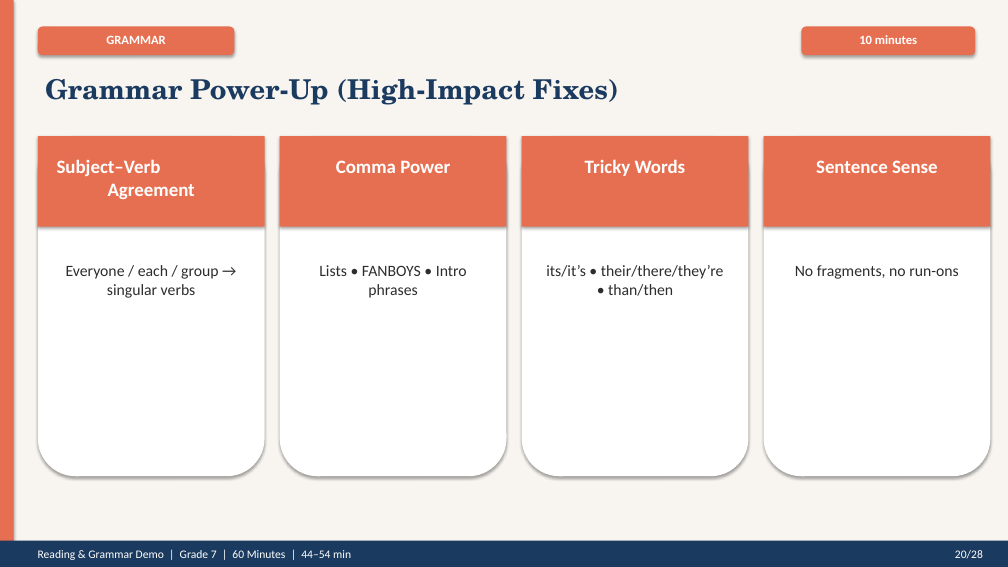
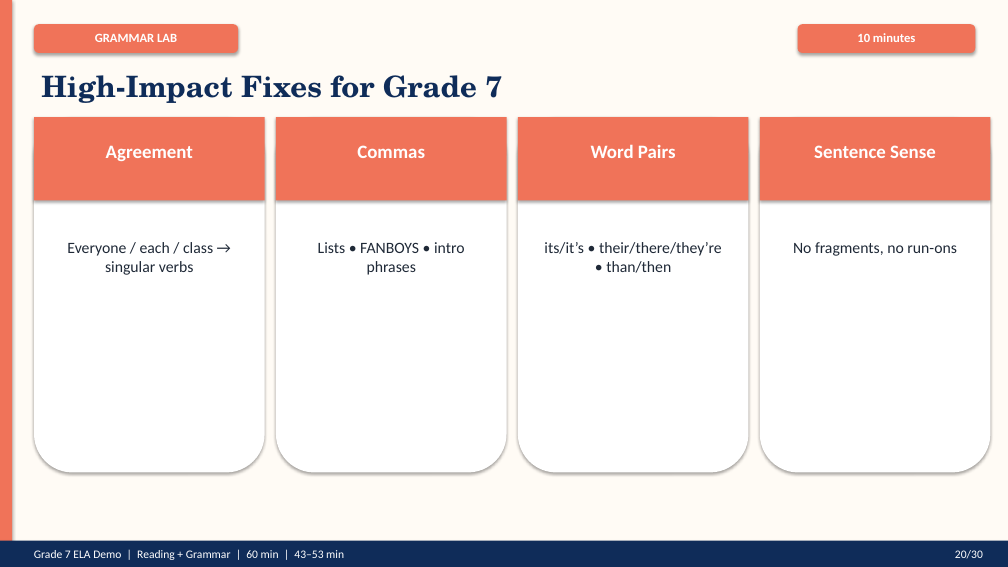
Before and after one commit to bhushanjain143/class-nodes-, a slide deck: slide 21 of Grade7_Reading_Grammar_60min_Demo.pptx (slide 20 before the commit). Drawn at 1008x567 pixels with LibreOffice and Linux fonts; fonts in the diff are those of the drawing. Boxes give left, top, right and bottom in pixels: in the first picture for what was removed or moved away, otherwise in the second. Text is boxed around its words. In the diff, an @@ line names an element or a change of style, - is before the commit and + after.

```diff
--- a/Grade7_Reading_Grammar_60min_Demo.pptx
+++ b/Grade7_Reading_Grammar_60min_Demo.pptx
@@ rectangle at (0,0,1008,567): fill #F8F5F0 to #FFFBF5 @@
@@ rounded rectangle: place and size @@
-rounded rectangle at (38,26,234,55)
+rounded rectangle at (34,24,238,53)
@@ rounded rectangle: place and size @@
-rounded rectangle at (802,26,975,55)
+rounded rectangle at (798,24,975,53)
@@ text at (95,34,177,42): text changed @@
-GRAMMAR
+GRAMMAR LAB
@@ text at (41,75,502,103): text changed; size 26 to 28 pt; text colour #1B3A5F to #0F2C59 @@
-Grammar Power-Up (High-Impact Fixes)
+High-Impact Fixes for Grade 7
@@ rounded rectangle: place and size @@
-rounded rectangle at (38,136,265,476)
+rounded rectangle at (34,117,265,473)
@@ rectangle: place and size @@
-rectangle at (38,136,265,227)
+rectangle at (34,117,265,200)
@@ rounded rectangle: place and size @@
-rounded rectangle at (280,136,507,476)
+rounded rectangle at (276,117,507,473)
@@ rectangle: place and size @@
-rectangle at (280,136,507,227)
+rectangle at (276,117,507,200)
@@ rounded rectangle: place and size @@
-rounded rectangle at (522,136,749,476)
+rounded rectangle at (518,117,749,473)
@@ fill #E76F51 to #F07359 in 7 elements at (0,0,12,567), (798,24,975,53), (34,24,238,53), (34,117,265,200), (276,117,507,200), (760,117,991,200), (518,117,749,200) @@
@@ rectangle: place and size @@
-rectangle at (522,136,749,227)
+rectangle at (518,117,749,200)
@@ rounded rectangle: place and size @@
-rounded rectangle at (764,136,991,476)
+rounded rectangle at (760,117,991,473)
@@ rectangle: place and size @@
-rectangle at (764,136,991,227)
+rectangle at (760,117,991,200)
@@ text at (106,145,193,161): text changed @@
-Subject–Verb
-Agreement
+Agreement
@@ text added at (357,145,425,158), 18 pt, text #FFFFFF, bold @@
+Commas
@@ text added at (591,144,676,158), 18 pt, text #FFFFFF, bold @@
+Word Pairs
@@ text "Sentence Sense": place and size @@
-text "Sentence Sense" at (816,160,938,173)
+text "Sentence Sense" at (814,145,936,158)
@@ text removed at (336,160,450,173) @@
-Comma Power
@@ text removed at (585,159,686,176) @@
-Tricky Words
@@ text "its/it’s • their/there/they’re • than/then": place and size @@
-text "its/it’s • their/there/they’re • than/then" at (546,265,724,296)
+text "its/it’s • their/there/they’re • than/then" at (544,242,722,273)
@@ text "its/it’s • their/there/they’re • than/then" at (544,242,722,273): text colour #2D2D2D to #1F2937 @@
@@ text "No fragments, no run-ons" at (793,242,957,256): text colour #2D2D2D to #1F2937 @@
@@ text "No fragments, no run-ons": place and size @@
-text "No fragments, no run-ons" at (795,265,959,279)
+text "No fragments, no run-ons" at (793,242,957,256)
@@ text at (67,242,213,275): text changed; text colour #2D2D2D to #1F2937 @@
-Everyone / each / group → singular verbs
+Everyone / each / class → singular verbs
@@ text at (318,242,465,275): text changed; text colour #2D2D2D to #1F2937 @@
-Lists • FANBOYS • Intro phrases
+Lists • FANBOYS • intro phrases
@@ rectangle at (0,541,1008,567): fill #1B3A5F to #0F2C59 @@
@@ text at (34,550,344,560): text changed @@
-Reading & Grammar Demo | Grade 7 | 60 Minutes | 44–54 min
+Grade 7 ELA Demo | Reading + Grammar | 60 min | 43–53 min
@@ text at (955,550,983,559): text changed @@
-20/28
+20/30
```
Also in this commit, not shown: 4 other slides changed, 25 slides added, 23 slides removed.
